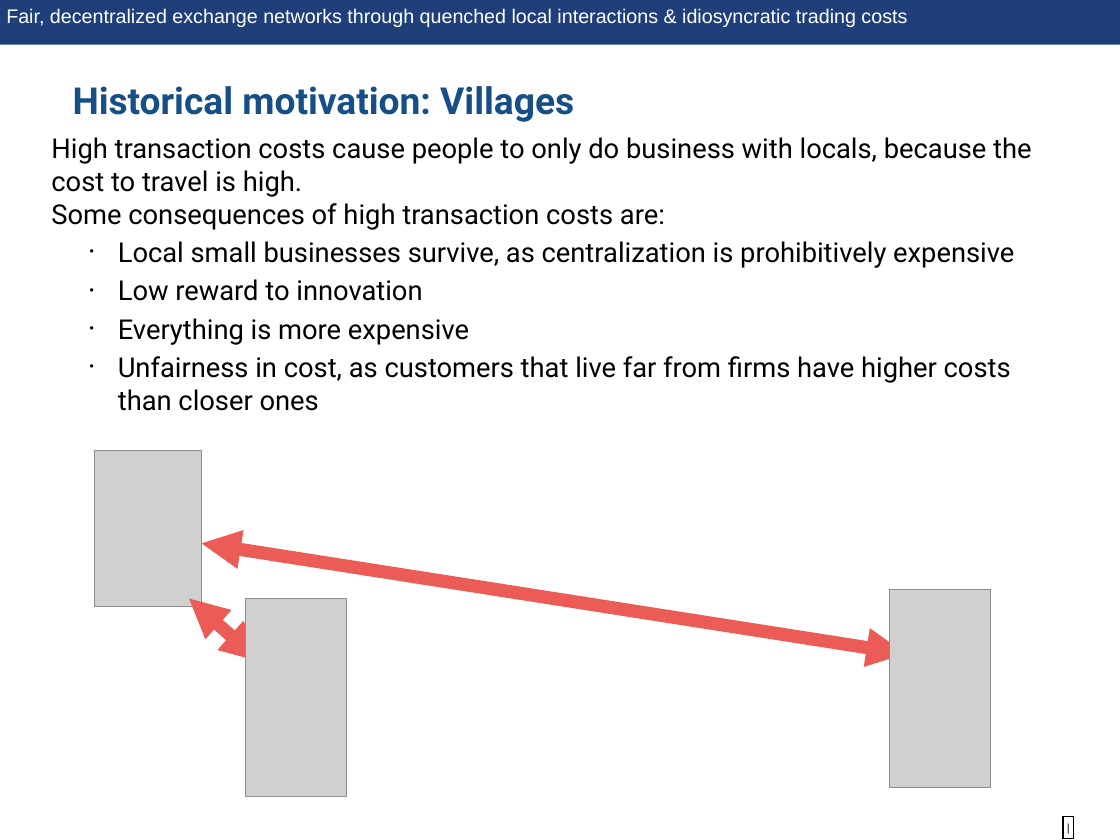
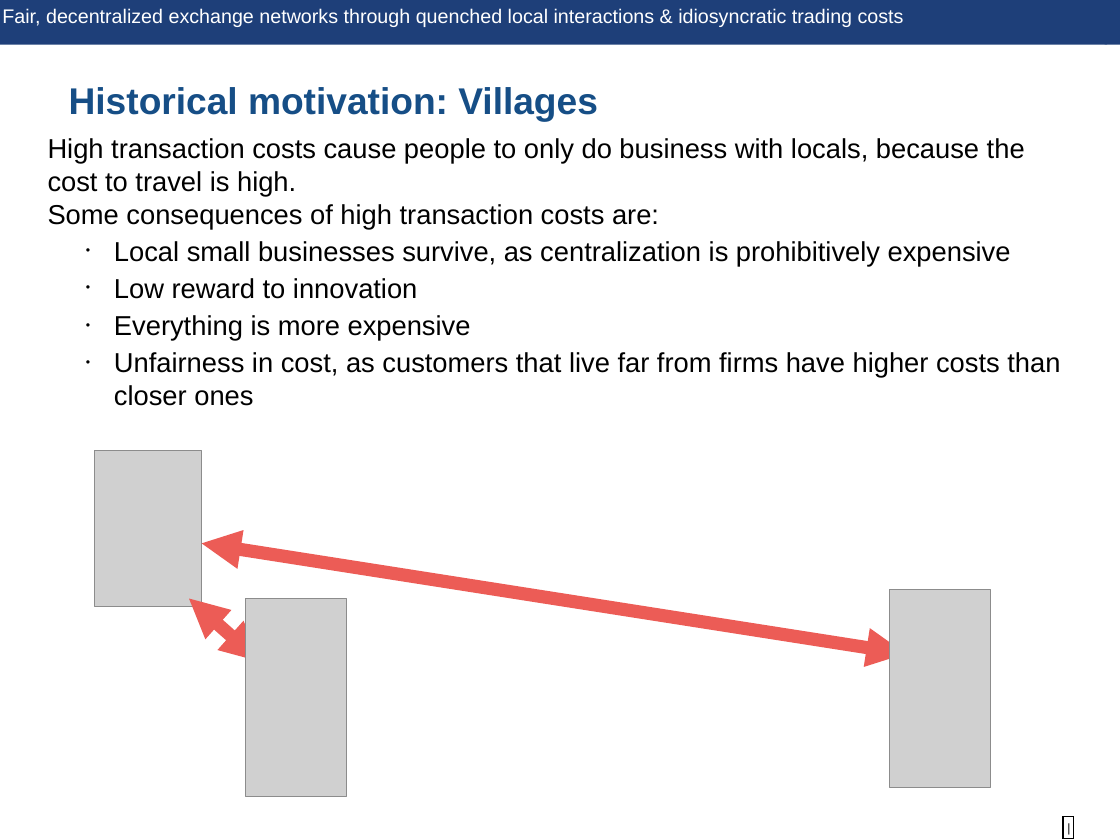
Before and after one commit to nate9799/KrepsScheinkmanModel, a slide deck: slide 2 of writing/presentations/decentralization_tax_presentation.pptx. Drawn at 1120x840 pixels with LibreOffice and Linux fonts; fonts in the diff are those of the drawing; grey boxes stand for pictures. Boxes give left, top, right and bottom in pixels: in the first picture for what was removed or moved away, otherwise in the second. Text is boxed around its words. In the diff, an @@ line names an element or a change of style, - is before the commit and + after.

```diff
--- a/writing/presentations/decentralization_tax_presentation.pptx
+++ b/writing/presentations/decentralization_tax_presentation.pptx
@@ text "Fair, decentralized exchange networks through ...": place and size @@
-text "Fair, decentralized exchange networks through ..." at box(0, 0, 1120, 45)
+text "Fair, decentralized exchange networks through ..." at box(2, 8, 904, 27)
@@ text "Fair, decentralized exchange networks through ..." at box(2, 8, 904, 27): fill #1E3F79 to none @@
@@ rectangle added at box(0, 0, 1120, 45), fill #1E3F79 @@
@@ text "Historical motivation: Villages" at box(69, 87, 598, 121): font Roboto to Arial @@
@@ text "High transaction costs cause people ..." at box(48, 138, 1060, 406): font Roboto to Arial; less space between paragraphs @@
```
Also in this commit, not shown: 11 other slides changed, 2 slides added, 2 slides removed, 3 other files.
